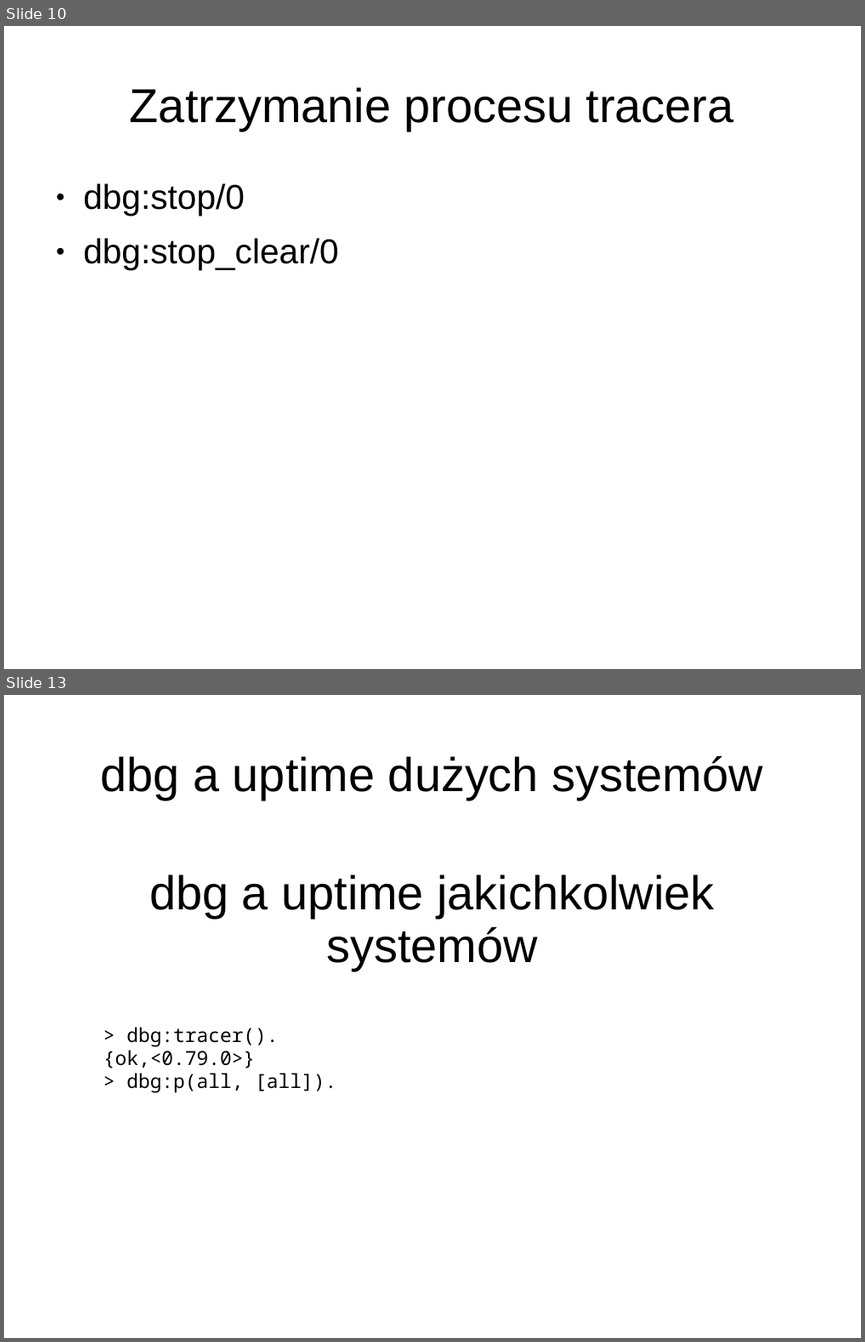
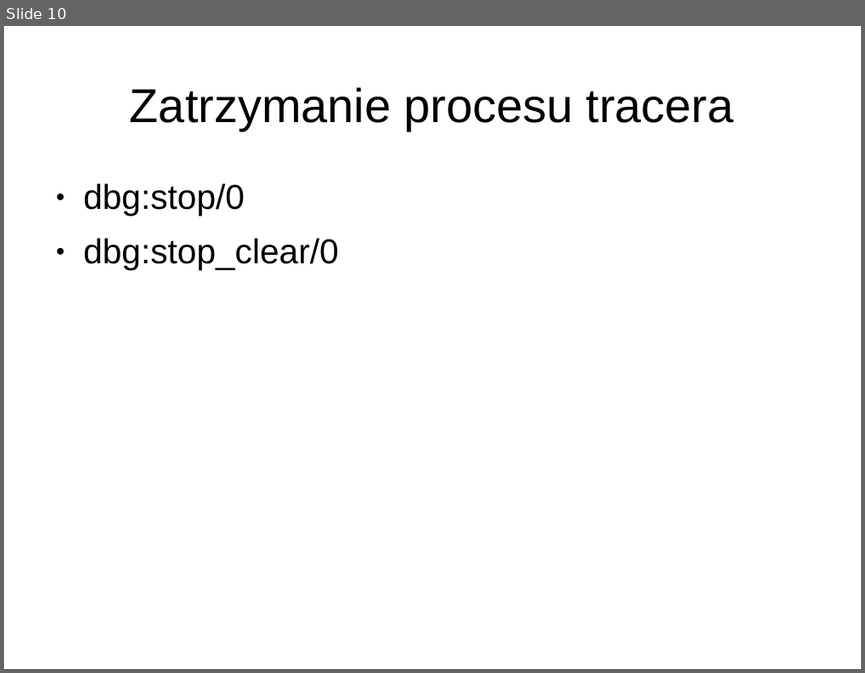
Before and after one commit to matkoniecz/erlang_dbg, a slide deck: Prezentacja.ppt. Shown one above the other, each under a label of ours: slides 10 and 13 before the commit, slide 10 after it; the slides between them are not shown. The pictures are 865x1342 and 865x673 pixels, drawn with LibreOffice and Linux fonts; fonts in the diff are those of the drawing; background and template pictures are left out. Boxes give left, top, right and bottom in pixels: in the first picture for what was removed or moved away, otherwise in the second. Text is boxed around its words. In the diff, an @@ line names an element or a change of style, - is before the commit and + after.

```diff
--- a/Prezentacja.ppt
+++ b/Prezentacja.ppt
@@ slide 13 removed at (x1=4, y1=695, x2=861, y2=1338), background picture (left out) @@
@@ title removed at (x1=101, y1=756, x2=762, y2=800) @@
-dbg a uptime dużych systemów
@@ text removed at (x1=149, y1=874, x2=715, y2=970) @@
-dbg a uptime jakichkolwiek systemów
@@ text removed at (x1=103, y1=1027, x2=336, y2=1093) @@
-> dbg:tracer().
-{ok,<0.79.0>}
-> dbg:p(all, [all]).
```
Also in this commit, not shown: 3 slides changed.
